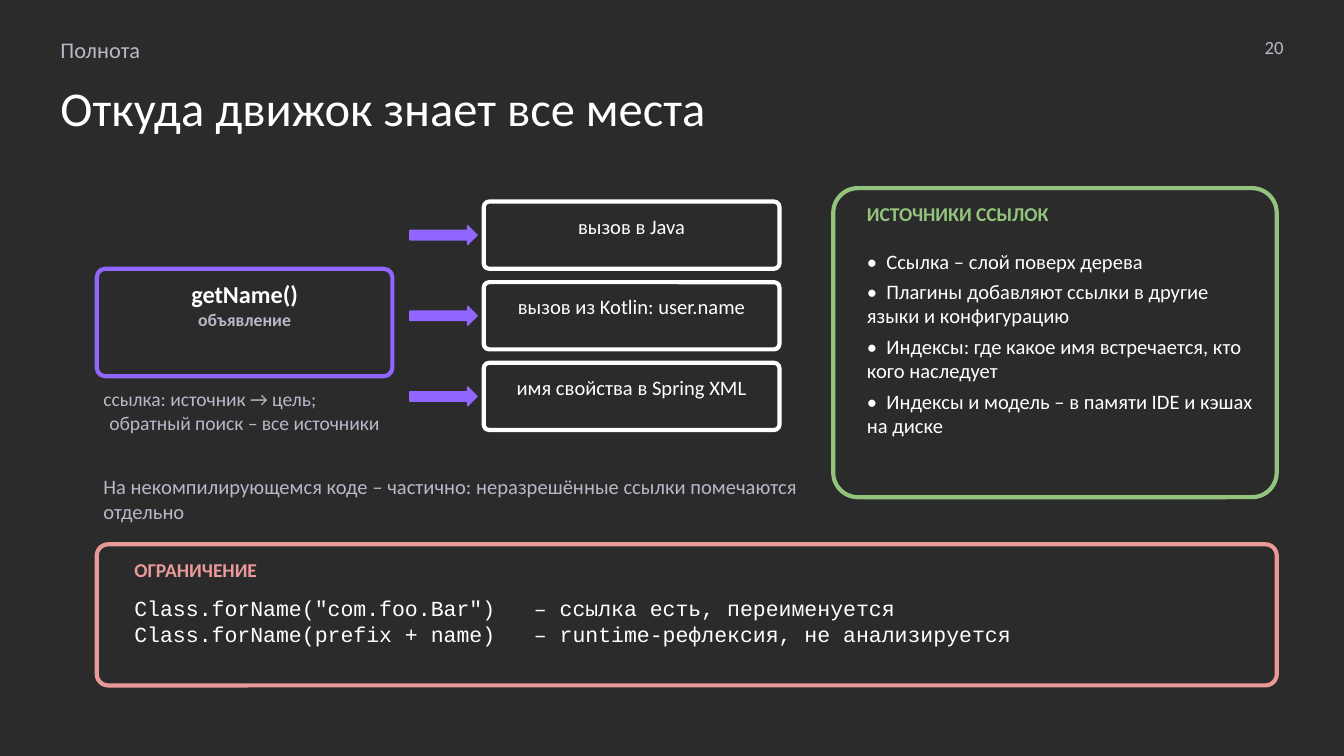
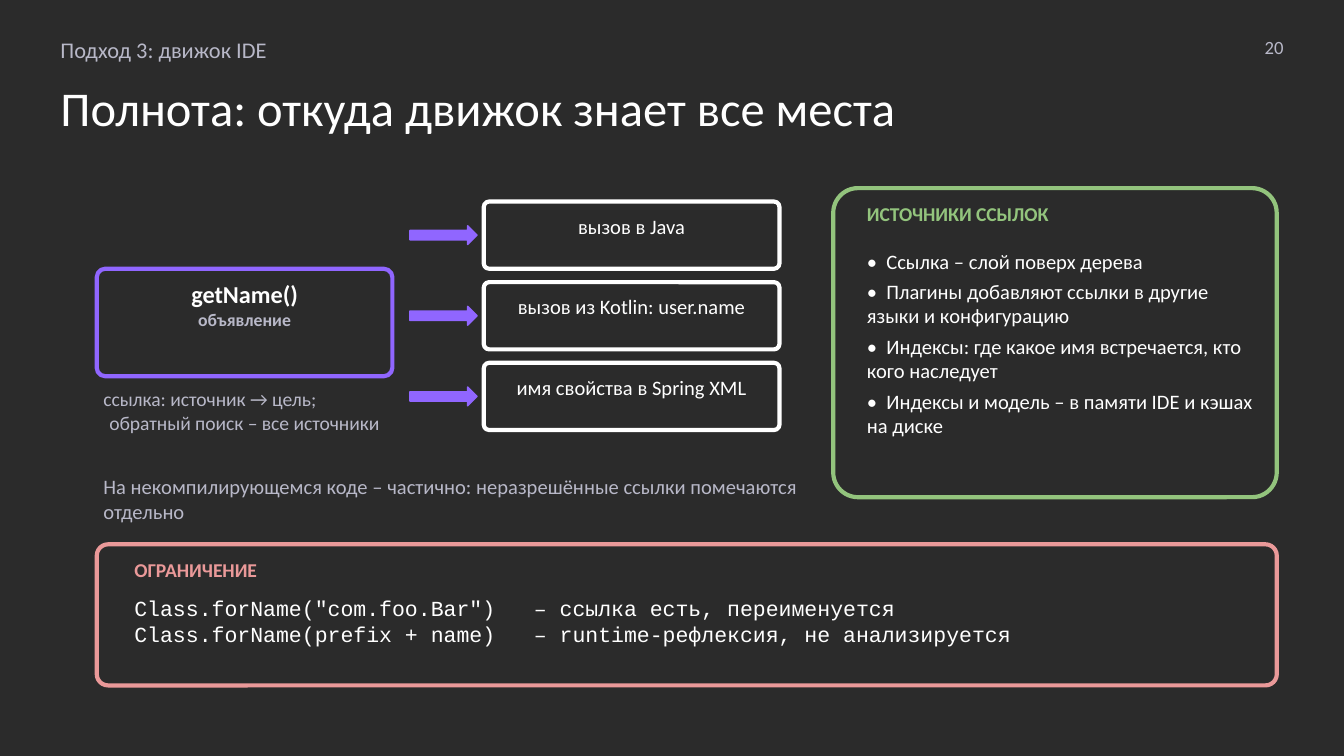
Before and after one commit to MchKosticyn/ide-refactoring-in-ai-agents, a slide deck: slide 20 of Доклад_ Рефакторинг в ИИ-агентах.pptx. Drawn at 1344x756 pixels with LibreOffice and Linux fonts; fonts in the diff are those of the drawing; background and template pictures are left out; a plain dark background stands for a picture behind light text. Boxes give left, top, right and bottom in pixels: in the first picture for what was removed or moved away, otherwise in the second. Text is boxed around its words. In the diff, an @@ line names an element or a change of style, - is before the commit and + after.

```diff
--- a/Доклад_ Рефакторинг в ИИ-агентах.pptx
+++ b/Доклад_ Рефакторинг в ИИ-агентах.pptx
@@ text at bbox=[60, 43, 266, 62]: text changed @@
-Полнота
+Подход 3: движок IDE
@@ text at bbox=[60, 95, 895, 134]: text changed @@
-Откуда движок знает все места
+Полнота: откуда движок знает все места
```
Also in this commit, not shown: 22 other slides changed, 2 slides added, 4 slides removed, 2 other files.
